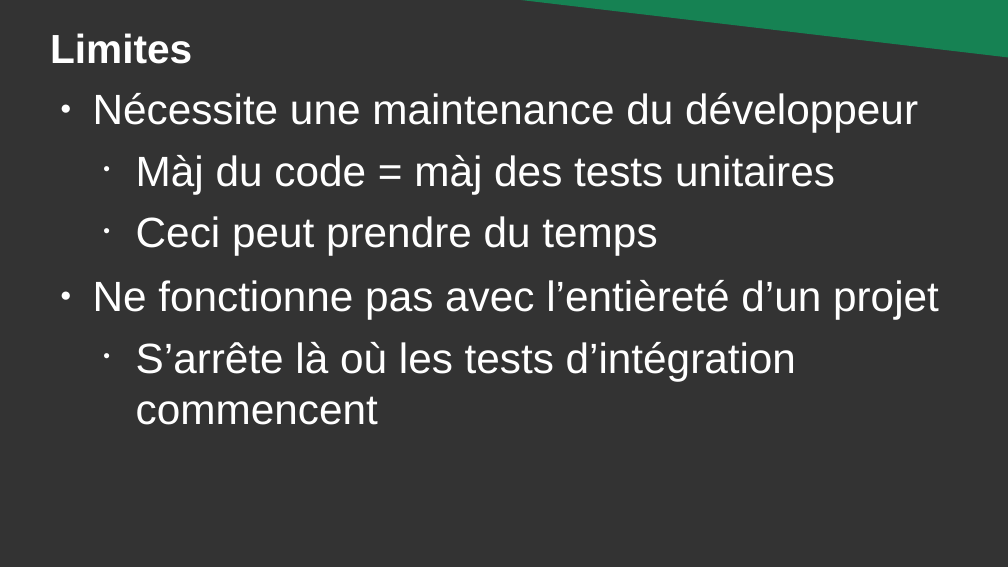
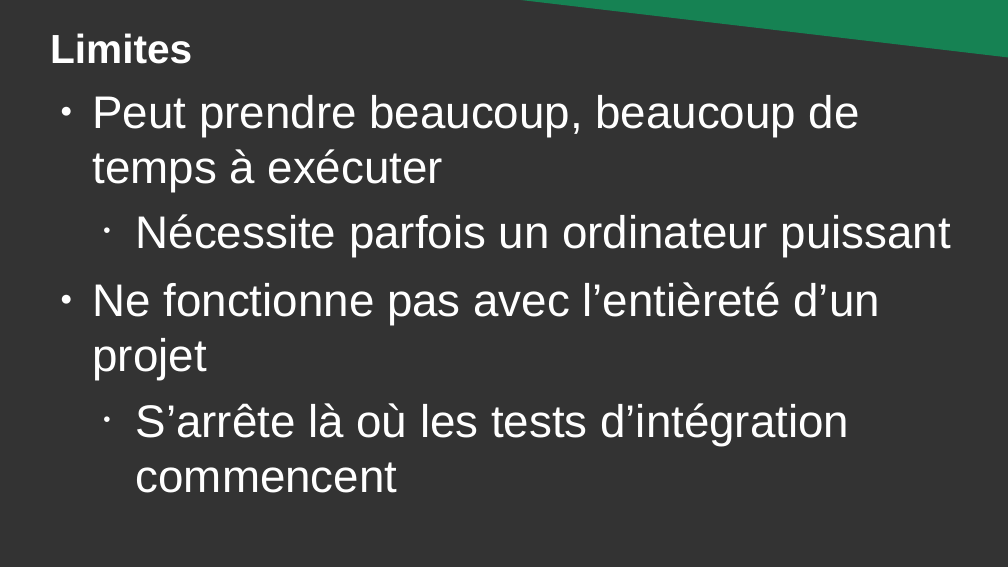
Before and after one commit to DanYellow/cours, a slide deck: slide 42 of developpement-front-s5/travaux-pratiques/numero-1/presentation.odp (slide 33 before the commit). Drawn at 1008x567 pixels with LibreOffice and Linux fonts; fonts in the diff are those of the drawing. Boxes give left, top, right and bottom in pixels: in the first picture for what was removed or moved away, otherwise in the second. Text is boxed around its words. In the diff, an @@ line names an element or a change of style, - is before the commit and + after.

```diff
--- a/developpement-front-s5/travaux-pratiques/numero-1/presentation.odp
+++ b/developpement-front-s5/travaux-pratiques/numero-1/presentation.odp
@@ text at <box>93,95,951,257</box>: text changed; size 33.3 to 36 pt @@
-● Nécessite une maintenance du développeur
-  • Màj du code = màj des tests unitaires
-  • Ceci peut prendre du temps
+● Peut prendre beaucoup, beaucoup de temps à exécuter
+  • Nécessite parfois un ordinateur puissant
@@ text at <box>93,282,879,493</box>: size 33.3 to 36 pt in "Ne fonctionne pas avec l’entièreté d’un projet", "S’arrête là où les tests d’intégration commencent" @@
```
Also in this commit, not shown: 25 other slides changed, 20 slides added, 7 other files.
